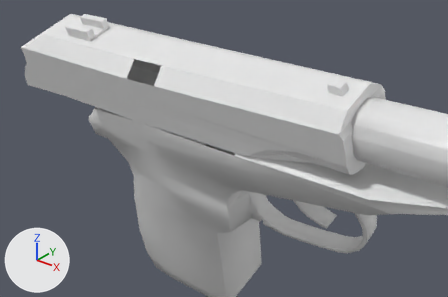
One commit to the OBJ model Vertex_Animation_Compiler/Assets/Makarov_Pistol_Reload131.obj: the scene before it, then after it.
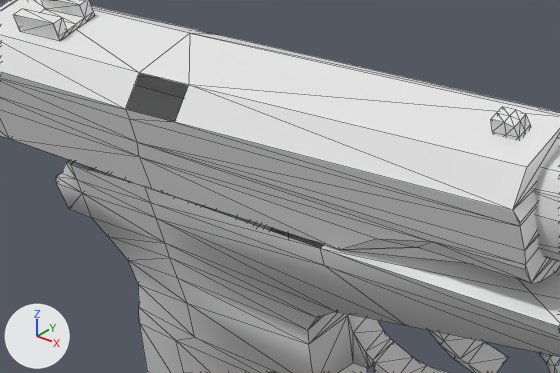
Each version is shown whole from a camera (50 mm lens) standing at (0.4989, -0.2964, 0.0466) and looking at (0.3846, -0.1535, -0.0419), then close up on the part from 13% to 82% of the width and 6% to 75% of the height. Every picture has the same lights, and +X, +Y and +Z are marked at lower left. The close-ups show mesh edges as thin lines. Where no turn or scale is listed for an object, it has been applied to the vertices.

Names of what the first close-up shows: 'Rest_of_the_gun_Sphere', 'Top_Slider_Sphere.001'.
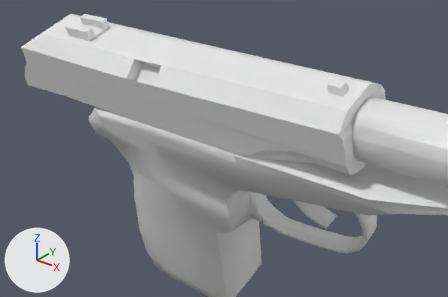
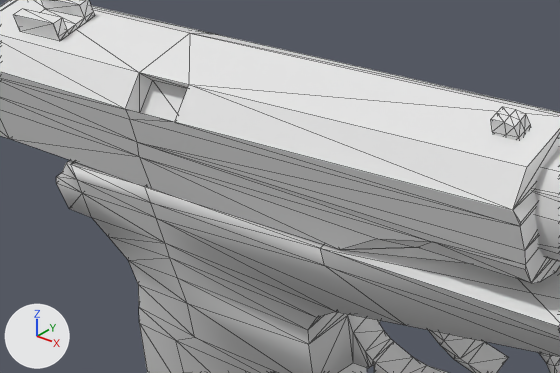
Pixel boxes [x1, y1, x2, y2] of what changed, in the close-ups (560 x 373 px):
part 1 of me_rest_of_the_gun_sphere, added: after [67, 160, 324, 248]
part 2 of me_top_slider_sphere_001, added: after [126, 73, 189, 122]

What the commit changed:
me_rest_of_the_gun_sphere has 272 vertices, 519 faces and spans x 0.326..0.477, y -0.165..-0.112, z -0.125..-0.011.
me_rest_of_the_gun_sphere is used by ob_rest_of_the_gun_sphere; location (0.0, 0.0, 0.0).
Verts and faces of me_rest_of_the_gun_sphere; kept vertices keep their numbers, new ones are numbered from 272.
Before the commit, vertices of me_rest_of_the_gun_sphere: 164 (0.398, -0.141, -0.028), 166 (0.335, -0.165, -0.037) at pixel (66, 163), 175 (0.336, -0.165, -0.037) at pixel (70, 164), 178 (0.398, -0.165, -0.036) at pixel (320, 248), 179 (0.357, -0.165, -0.036) at pixel (144, 186).
Before the commit, vertices of me_rest_of_the_gun_sphere: 180 (0.336, -0.141, -0.029), 181 (0.357, -0.141, -0.028), 183 (0.335, -0.141, -0.029).
Part 1, on me_rest_of_the_gun_sphere:
New faces: (164, 181, 179), (175, 179, 181), (166, 175, 183), (164, 179, 178), (175, 181, 180), (175, 180, 183).
me_top_slider_sphere_001 is used by ob_top_slider_sphere_001; location (0.0, 0.0, 0.0).
me_top_slider_sphere_001 had 127 vertices, 227 faces and spanned x 0.2958..0.4353, y -0.171..-0.1412, z -0.0368..-0.006.
me_top_slider_sphere_001 now has 131 vertices, 237 faces and spans x 0.2958..0.4353, y -0.171..-0.1412, z -0.0368..-0.006.
Part 2, on me_top_slider_sphere_001:
4 vertices are added at (0.3712, -0.1677, -0.0205), (0.3594, -0.1679, -0.0208), (0.3711, -0.164, -0.015), (0.3594, -0.1641, -0.0153).
10 new faces join them.
